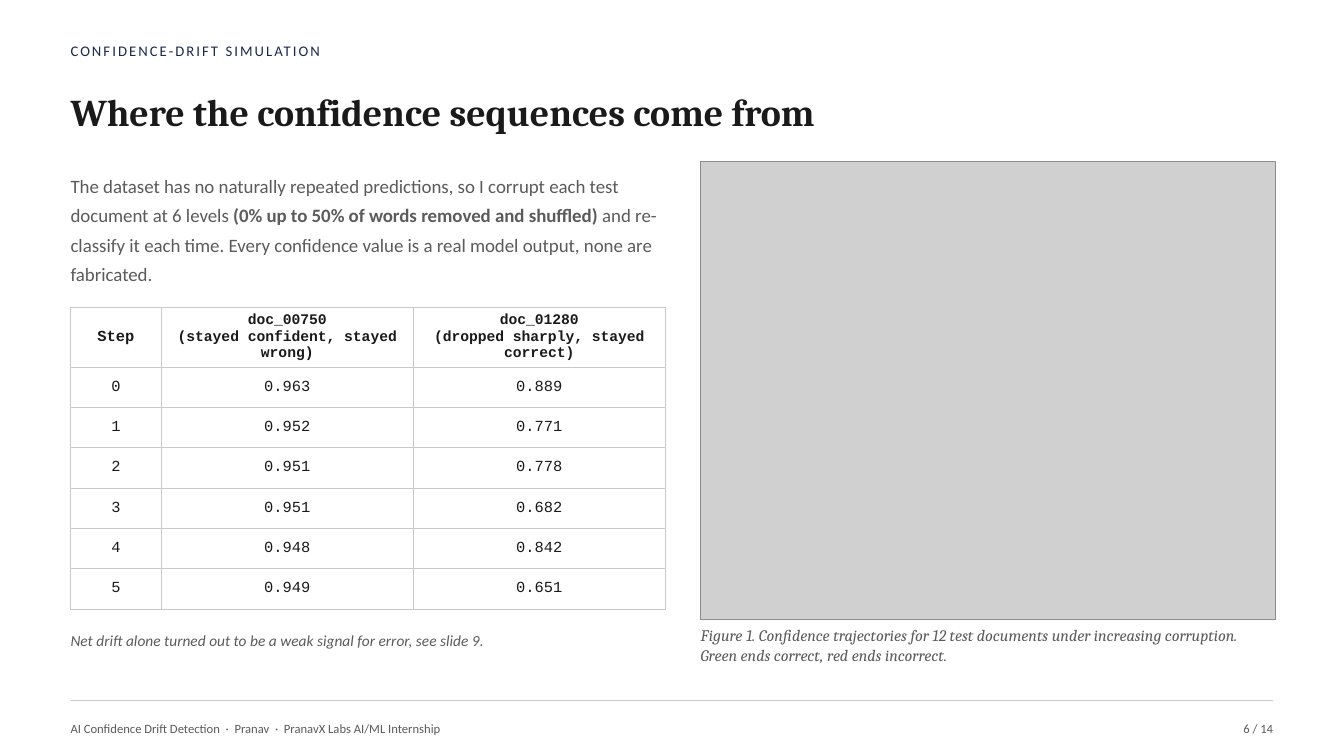
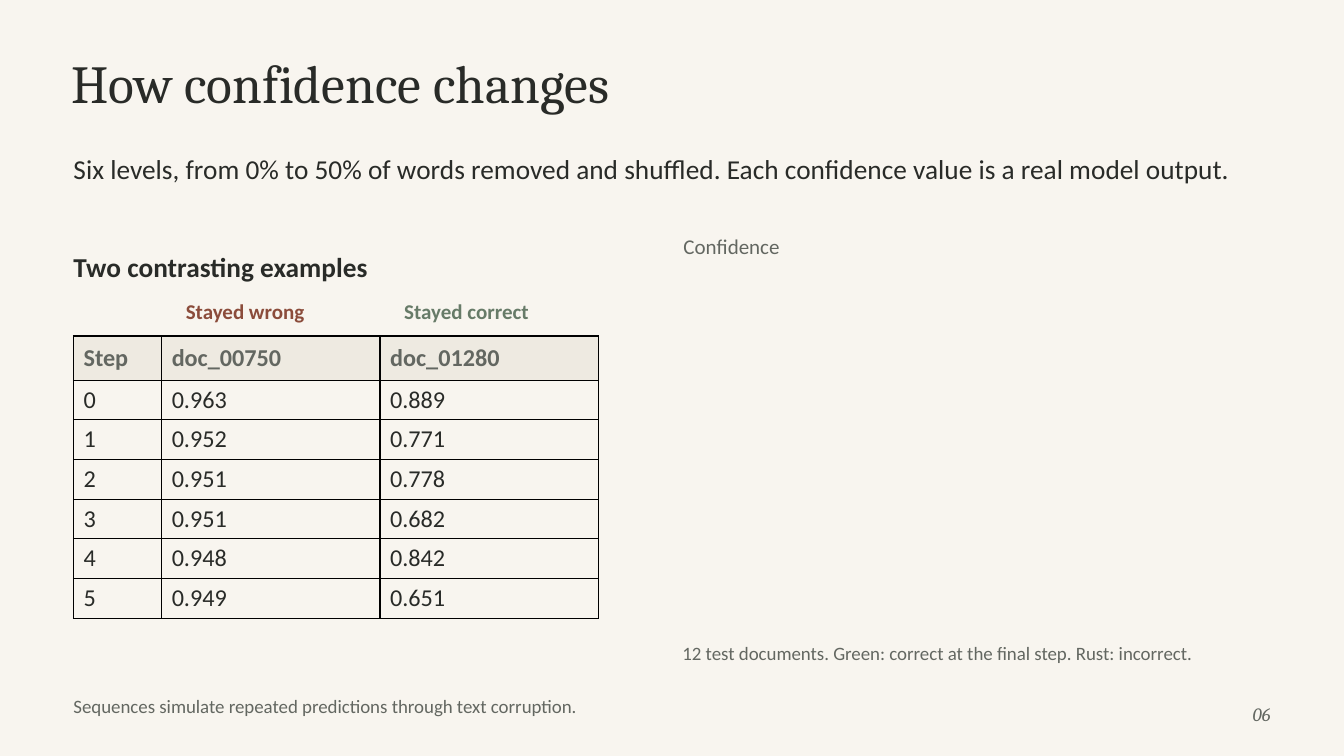
Before and after one commit to ahansardar/ai-confidence-drift, a slide deck: slide 6 of reports/presentation/AI_Confidence_Drift_Presentation.pptx. Drawn at 1344x756 pixels with LibreOffice and Linux fonts; fonts in the diff are those of the drawing; grey boxes stand for pictures. Boxes give left, top, right and bottom in pixels: in the first picture for what was removed or moved away, otherwise in the second. Text is boxed around its words. In the diff, an @@ line names an element or a change of style, - is before the commit and + after.

Commit message:
font change

```diff
--- a/reports/presentation/AI_Confidence_Drift_Presentation.pptx
+++ b/reports/presentation/AI_Confidence_Drift_Presentation.pptx
@@ background #FFFFFF to #F8F5EF @@
@@ text added at (71,65,609,115), 38.2 pt, text #292B28 @@
+How confidence changes
@@ text at (73,160,1229,184): text changed; size 27 to 19.5 pt; font Cambria to Calibri; text colour #1A1A1A to #292B28; bold off @@
-Where the confidence sequences come from
+Six levels, from 0% to 50% of words removed and shuffled. Each confidence value is a real model output.
@@ picture removed at (701,161,1275,620) @@
@@ text added at (683,239,779,254), 15 pt, text #636761 @@
+Confidence
@@ vertical alignment middle to top in 3 elements at (73,160,1229,184), (682,647,1192,663), (73,258,367,282) @@
@@ text at (73,258,367,282): text changed; size 13.5 to 19.5 pt; text colour #5B5B5B to #292B28; bold on @@
-The dataset has no naturally repeated predictions, so I corrupt each test document at 6 levels (0% up to 50% of words removed and shuffled) and re-classify it each time. Every confidence value is a real model output, none are fabricated.
+Two contrasting examples
@@ text added at (186,304,304,323), 15 pt, text #8B4C3B, bold @@
+Stayed wrong
@@ text added at (404,304,528,323), 15 pt, text #677B68, bold @@
+Stayed correct
@@ table at (74,336,600,613) @@
-row 1, column 2: doc_00750 / (stayed confident, stayed wrong)
+row 1, column 2: doc_00750
-row 1, column 3: doc_01280 / (dropped sharply, stayed correct)
+row 1, column 3: doc_01280
@@ fill none to #EEEAE1 in row 1 @@
@@ fill none to #F8F5EF in 18 cells @@
@@ size 11 to 17.2 pt, font Courier New to Calibri in "Step", "0", "0.963", "0.889" and 15 more places @@
@@ text colour #1A1A1A to #636761 in "Step" @@
@@ text colour #1A1A1A to #292B28 in "0", "0.963", "0.889", "1" and 14 more places @@
@@ alignment centre to left @@
@@ borders changed @@
@@ table: place and size @@
-table at (71,308,665,596)
+table at (74,336,600,613)
@@ text removed at (71,635,484,649) @@
-Net drift alone turned out to be a weak signal for error, see slide 9.
@@ text at (682,647,1192,663): text changed; size 11.5 to 13.5 pt; font Cambria to Calibri; text colour #5B5B5B to #636761; italic off @@
-Figure 1. Confidence trajectories for 12 test documents under increasing corruption. Green ends correct, red ends incorrect.
+12 test documents. Green: correct at the final step. Rust: incorrect.
@@ line removed from (71, 701) to (1273, 701) @@
@@ text added at (73,700,577,716), 13.5 pt, text #636761 @@
+Sequences simulate repeated predictions through text corruption.
@@ text added at (1253,708,1271,721), 13.5 pt, text #636761, italic @@
+06
@@ text removed at (71,724,440,735) @@
-AI Confidence Drift Detection · Pranav · PranavX Labs AI/ML Internship
@@ text removed at (84,724,167,733) @@
-CONFIDENCE-DRIFT SIMULATION
@@ text removed at (1243,724,1273,733) @@
-6 / 14
```
Also in this commit, not shown: 10 other slides changed, 3 slides added, 3 slides removed.
